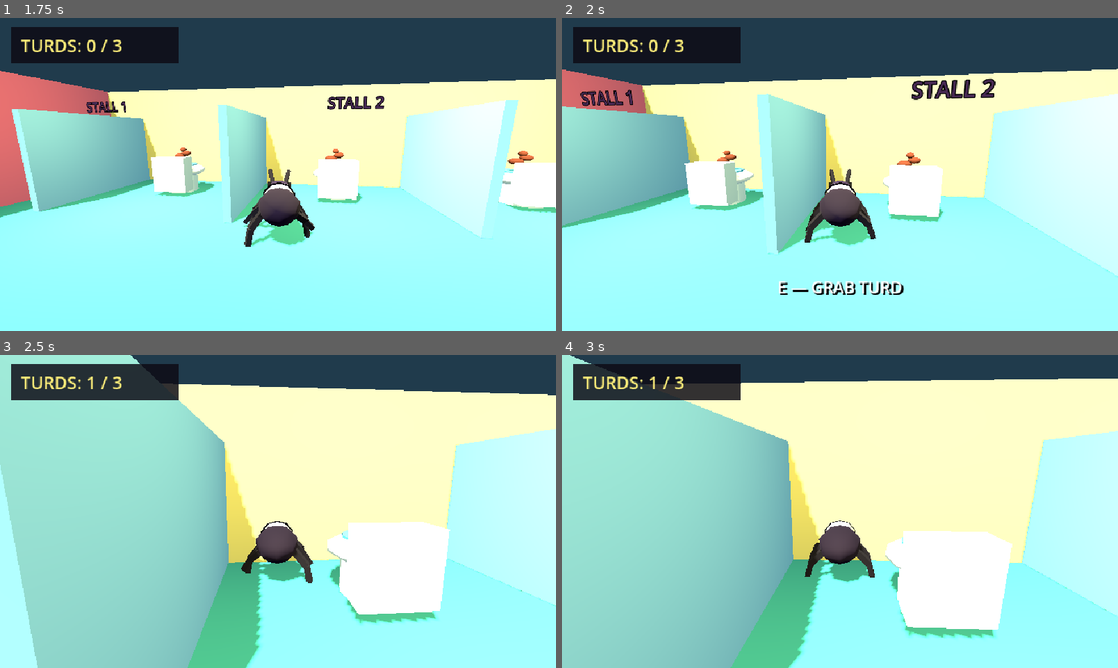
Above: before the commit, frames 1-4 (two rows, left to right).
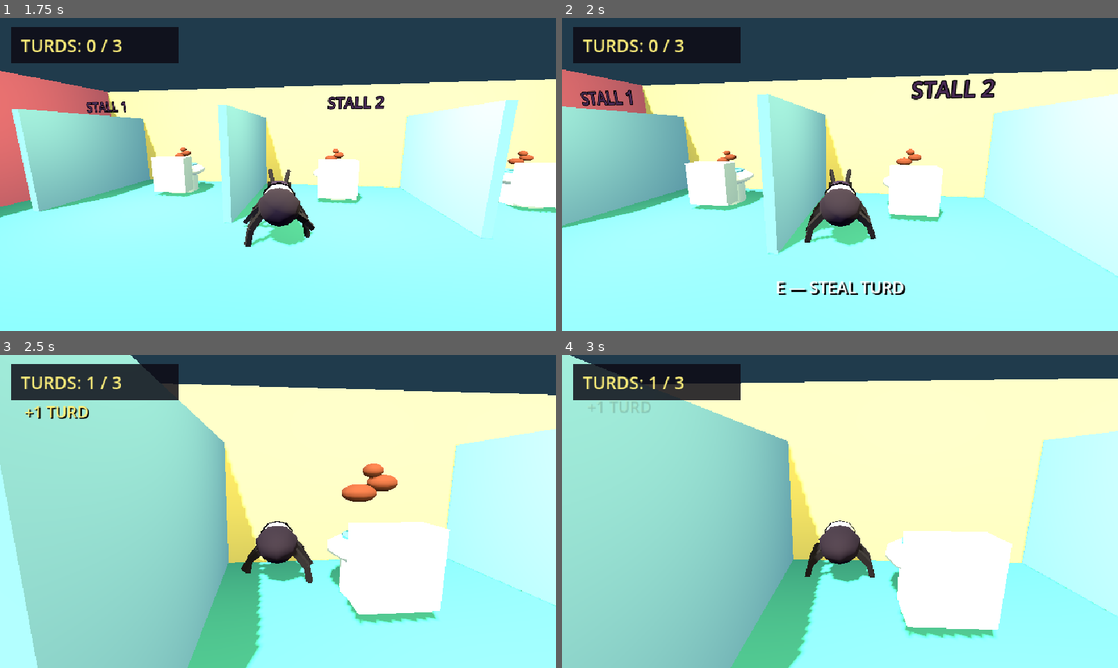
Above: after the commit, the same moments.

Repository: blanzy-labs/turd-burglar
Game: Godot game, scene res://scenes/main.tscn
Two runs of this game, one before a commit and one after it. Both use one fixed random seed, a clock stepped at 60 frames per second and the inputs below.
Inputs (mouse positions are in pixels of both pictures, inside the frame that each line leads up to):
- Up to frame 1 (1.75 s): tap Enter at 0.5 s; move the mouse to (305, 174) at 0.52 s; hold W (move_forward) from 0.53 s (still down); tap E at 0.6, 1.35 s; move the mouse to (250, 174) at 1.27 s
- Up to frame 2 (2 s): keep holding W (move_forward)
- Up to frame 3 (2.5 s): keep holding W (move_forward); move the mouse to (289, 505) at 2.02 s; tap R at 2.1 s; tap E at 2.3 s
- Up to frame 4 (3 s): keep holding W (move_forward); move the mouse to (834, 517) at 2.77 s; tap E at 2.85 s

Frame 1 is identical in both runs. In frame 2, 0.8% of the frame differs, in the area x 38-65%, y 41-89%; in frame 3, 1.0%, in the area x 4-72%, y 6-57%; in frame 4, 0.1%.

Commit message:
Preserve Game Foundry-hosted Turd Burglar pickup feedback work

Diff:
--- a/scripts/player.gd
+++ b/scripts/player.gd
@@ -160,7 +160,10 @@
 		Input.mouse_mode = Input.MOUSE_MODE_CAPTURED
 	elif event is InputEventKey and event.pressed and not event.echo:
 		if event.physical_keycode == KEY_E and nearby_toilet != null and game.is_playing():
-			nearby_toilet.collect()
+			if nearby_toilet.collect():
+				nearby_toilet.set_targeted(false)
+				nearby_toilet = null
+				game.set_interaction_prompt(false)
 		elif event.physical_keycode == KEY_ESCAPE:
 			if Input.mouse_mode == Input.MOUSE_MODE_CAPTURED:
 				Input.mouse_mode = Input.MOUSE_MODE_VISIBLE
@@ -169,14 +172,21 @@
 
 
 func _update_interaction_target() -> void:
-	nearby_toilet = null
+	var previous_toilet: Node = nearby_toilet
+	var next_toilet: Node = null
 	var nearest_distance := INTERACTION_RANGE
-	for toilet in get_tree().get_nodes_in_group("toilets"):
-		if toilet.has_turd:
-			var distance := global_position.distance_to(toilet.global_position)
-			if distance < nearest_distance:
-				nearest_distance = distance
-				nearby_toilet = toilet
+	if game != null and game.is_playing():
+		for toilet in get_tree().get_nodes_in_group("toilets"):
+			if toilet.has_turd:
+				var distance := global_position.distance_to(toilet.global_position)
+				if distance < nearest_distance:
+					nearest_distance = distance
+					next_toilet = toilet
+	if previous_toilet != null and previous_toilet != next_toilet:
+		previous_toilet.set_targeted(false)
+	nearby_toilet = next_toilet
+	if nearby_toilet != null:
+		nearby_toilet.set_targeted(true)
 	if game != null:
 		game.set_interaction_prompt(nearby_toilet != null)
 
--- a/scripts/restroom.gd
+++ b/scripts/restroom.gd
@@ -26,10 +26,18 @@
 var trigger_fire_count := {}
 
 var counter_label: Label
+var plus_one_label: Label
 var prompt_label: Label
 var status_label: Label
 var completion_panel: ColorRect
 var completion_text: Label
+var collection_feedback_count := 0
+var counter_punch_count := 0
+var exit_unlock_feedback_count := 0
+
+var _plus_one_tween: Tween
+var _counter_punch_tween: Tween
+var _exit_unlock_tween: Tween
 
 
 func _ready() -> void:
@@ -94,13 +102,18 @@
 func _on_toilet_collected(_toilet: TurdToilet) -> void:
 	collected_turds += 1
 	_evaluate_triggers()
+	var exit_just_unlocked := false
 	if collected_turds == required_turds:
 		state = HeistState.EXIT_AVAILABLE
 		heist_exit.set_locked(false)
+		exit_just_unlocked = true
 		print("TB_EXIT_UNLOCKED")
 		if level_id == "restroom_001":
 			print("TB001_EXIT_UNLOCKED")
 	_update_hud()
+	_begin_collection_feedback()
+	if exit_just_unlocked:
+		_begin_exit_unlock_feedback()
 
 
 func _evaluate_triggers() -> void:
@@ -211,12 +224,26 @@
 
 	counter_label = Label.new()
 	counter_label.position = Vector2(18.0, 10.0)
+	counter_label.size = Vector2(250.0, 42.0)
+	counter_label.pivot_offset = Vector2(0.0, 21.0)
 	counter_label.add_theme_font_size_override("font_size", 30)
 	counter_label.add_theme_color_override("font_color", Color("fff07a"))
 	top_panel.add_child(counter_label)
 
+	plus_one_label = Label.new()
+	plus_one_label.text = "+1 TURD"
+	plus_one_label.position = Vector2(42.0, 86.0)
+	plus_one_label.size = Vector2(210.0, 44.0)
+	plus_one_label.add_theme_font_size_override("font_size", 27)
+	plus_one_label.add_theme_color_override("font_color", Color("fff07a"))
+	plus_one_label.add_theme_color_override("font_shadow_color", Color("000000"))
+	plus_one_label.add_theme_constant_override("shadow_offset_x", 2)
+	plus_one_label.add_theme_constant_override("shadow_offset_y", 2)
+	plus_one_label.visible = false
+	canvas.add_child(plus_one_label)
+
 	prompt_label = Label.new()
-	prompt_label.text = "E — GRAB TURD"
+	prompt_label.text = "E — STEAL TURD"
 	prompt_label.horizontal_alignment = HORIZONTAL_ALIGNMENT_CENTER
 	prompt_label.set_anchors_preset(Control.PRESET_CENTER_BOTTOM)
 	prompt_label.position = Vector2(-180.0, -95.0)
@@ -235,6 +262,7 @@
 	status_label.set_anchors_preset(Control.PRESET_CENTER_TOP)
 	status_label.position = Vector2(-190.0, 24.0)
 	status_label.size = Vector2(380.0, 58.0)
+	status_label.pivot_offset = Vector2(190.0, 29.0)
 	status_label.add_theme_font_size_override("font_size", 32)
 	status_label.add_theme_color_override("font_color", Color("57ff74"))
 	canvas.add_child(status_label)
@@ -252,6 +280,55 @@
 	completion_text.add_theme_font_size_override("font_size", 40)
 	completion_text.add_theme_color_override("font_color", Color("fff07a"))
 	completion_panel.add_child(completion_text)
+
+
+func _begin_collection_feedback() -> void:
+	collection_feedback_count += 1
+	counter_punch_count += 1
+	_kill_tween(_plus_one_tween)
+	plus_one_label.visible = true
+	plus_one_label.position = Vector2(42.0, 86.0)
+	plus_one_label.modulate = Color.WHITE
+	_plus_one_tween = create_tween()
+	_plus_one_tween.set_trans(Tween.TRANS_QUAD).set_ease(Tween.EASE_OUT)
+	_plus_one_tween.tween_property(plus_one_label, "position:y", 68.0, 0.82)
+	_plus_one_tween.parallel().tween_property(plus_one_label, "modulate:a", 0.0, 0.50).set_delay(0.32)
+	_plus_one_tween.tween_callback(func() -> void:
+		plus_one_label.visible = false
+		_plus_one_tween = null
+	)
+
+	_kill_tween(_counter_punch_tween)
+	counter_label.scale = Vector2(1.13, 1.13)
+	counter_label.modulate = Color("fff2b0")
+	_counter_punch_tween = create_tween()
+	_counter_punch_tween.set_trans(Tween.TRANS_BACK).set_ease(Tween.EASE_OUT)
+	_counter_punch_tween.tween_property(counter_label, "scale", Vector2.ONE, 0.22)
+	_counter_punch_tween.parallel().tween_property(counter_label, "modulate", Color.WHITE, 0.22)
+	_counter_punch_tween.tween_callback(func() -> void: _counter_punch_tween = null)
+
+
+func _begin_exit_unlock_feedback() -> void:
+	exit_unlock_feedback_count += 1
+	_kill_tween(_exit_unlock_tween)
+	status_label.scale = Vector2(1.14, 1.14)
+	status_label.modulate = Color("caff9e")
+	_exit_unlock_tween = create_tween()
+	_exit_unlock_tween.set_trans(Tween.TRANS_BACK).set_ease(Tween.EASE_OUT)
+	_exit_unlock_tween.tween_property(status_label, "scale", Vector2.ONE, 0.28)
+	_exit_unlock_tween.parallel().tween_property(status_label, "modulate", Color.WHITE, 0.28)
+	_exit_unlock_tween.tween_callback(func() -> void: _exit_unlock_tween = null)
+
+
+func _kill_tween(tween: Tween) -> void:
+	if tween != null:
+		tween.kill()
+
+
+func _exit_tree() -> void:
+	_kill_tween(_plus_one_tween)
+	_kill_tween(_counter_punch_tween)
+	_kill_tween(_exit_unlock_tween)
 
 
 func _add_box(node_name: String, size: Vector3, box_position: Vector3, color: Color, with_collision: bool) -> void:
--- a/scripts/toilet.gd
+++ b/scripts/toilet.gd
@@ -5,11 +5,20 @@
 
 var has_turd := true
 var turd_visual: Node3D
+var targeted := false
+var pickup_feedback_active := false
+var pickup_duration := 0.26
+
+var _presentation_tween: Tween
+var _neutral_turd_position := Vector3.ZERO
+var _neutral_turd_scale := Vector3.ONE
 
 
 func _ready() -> void:
 	add_to_group("toilets")
 	_build_toilet()
+	_neutral_turd_position = turd_visual.position
+	_neutral_turd_scale = turd_visual.scale
 	turd_visual.visible = has_turd
 
 
@@ -17,9 +26,103 @@
 	if not has_turd:
 		return false
 	has_turd = false
-	turd_visual.visible = false
+	targeted = false
+	_begin_pickup_feedback()
 	collected.emit(self)
 	return true
+
+
+func set_targeted(value: bool) -> void:
+	var next_targeted := value and has_turd and not pickup_feedback_active
+	if targeted == next_targeted:
+		return
+	targeted = next_targeted
+	if pickup_feedback_active:
+		return
+	_kill_presentation_tween()
+	if not has_turd:
+		_restore_turd_presentation()
+		turd_visual.visible = false
+		return
+	if targeted:
+		turd_visual.position = _neutral_turd_position + Vector3(0.0, 0.09, 0.0)
+		turd_visual.scale = _neutral_turd_scale * 1.12
+		_presentation_tween = create_tween().set_loops()
+		_presentation_tween.set_trans(Tween.TRANS_SINE).set_ease(Tween.EASE_IN_OUT)
+		_presentation_tween.tween_property(turd_visual, "scale", _neutral_turd_scale * 1.06, 0.28)
+		_presentation_tween.parallel().tween_property(
+			turd_visual,
+			"position",
+			_neutral_turd_position + Vector3(0.0, 0.055, 0.0),
+			0.28
+		)
+		_presentation_tween.tween_property(turd_visual, "scale", _neutral_turd_scale * 1.12, 0.28)
+		_presentation_tween.parallel().tween_property(
+			turd_visual,
+			"position",
+			_neutral_turd_position + Vector3(0.0, 0.09, 0.0),
+			0.28
+		)
+	else:
+		_presentation_tween = create_tween()
+		_presentation_tween.set_trans(Tween.TRANS_QUAD).set_ease(Tween.EASE_OUT)
+		_presentation_tween.tween_property(turd_visual, "position", _neutral_turd_position, 0.12)
+		_presentation_tween.parallel().tween_property(turd_visual, "scale", _neutral_turd_scale, 0.12)
+
+
+func _begin_pickup_feedback() -> void:
+	_kill_presentation_tween()
+	pickup_feedback_active = true
+	turd_visual.visible = true
+	turd_visual.position = _neutral_turd_position + Vector3(0.0, 0.18, 0.0)
+	turd_visual.scale = _neutral_turd_scale * 1.28
+	_presentation_tween = create_tween()
+	_presentation_tween.set_trans(Tween.TRANS_QUAD).set_ease(Tween.EASE_OUT)
+	_presentation_tween.tween_property(
+		turd_visual,
+		"position",
+		_neutral_turd_position + Vector3(0.0, 0.42, 0.0),
+		pickup_duration * 0.42
+	)
+	_presentation_tween.parallel().tween_property(
+		turd_visual,
+		"scale",
+		_neutral_turd_scale * 1.42,
+		pickup_duration * 0.42
+	)
+	_presentation_tween.set_trans(Tween.TRANS_BACK).set_ease(Tween.EASE_IN)
+	_presentation_tween.tween_property(turd_visual, "scale", Vector3.ZERO, pickup_duration * 0.58)
+	_presentation_tween.parallel().tween_property(
+		turd_visual,
+		"position",
+		_neutral_turd_position + Vector3(0.0, 0.58, 0.0),
+		pickup_duration * 0.58
+	)
+	_presentation_tween.tween_callback(_finish_pickup_feedback)
+
+
+func _finish_pickup_feedback() -> void:
+	pickup_feedback_active = false
+	turd_visual.visible = false
+	_restore_turd_presentation()
+	_presentation_tween = null
+
+
+func _restore_turd_presentation() -> void:
+	if turd_visual == null:
+		return
+	turd_visual.position = _neutral_turd_position
+	turd_visual.scale = _neutral_turd_scale
+
+
+func _kill_presentation_tween() -> void:
+	if _presentation_tween != null:
+		_presentation_tween.kill()
+		_presentation_tween = null
+
+
+func _exit_tree() -> void:
+	_kill_presentation_tween()
 
 
 func _build_toilet() -> void:
